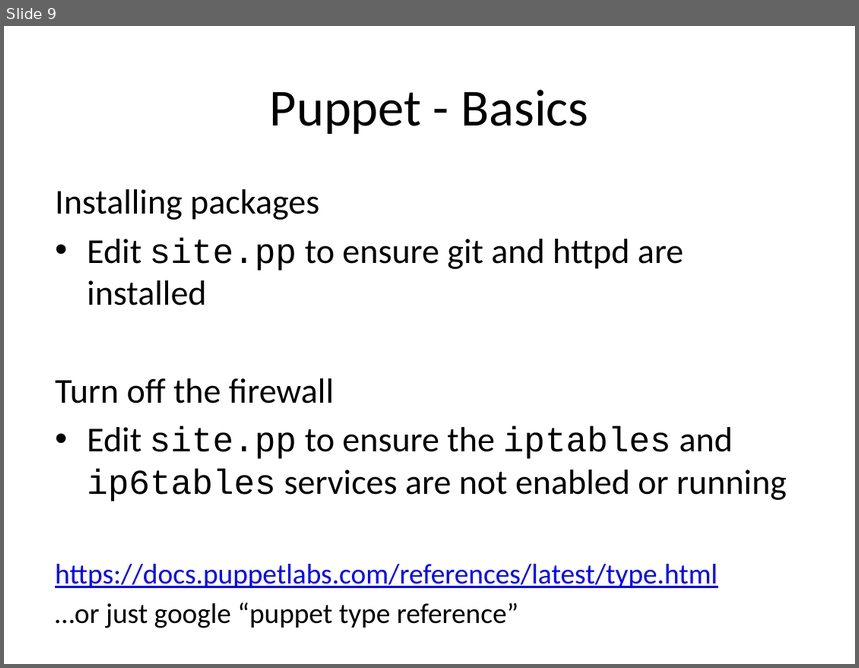
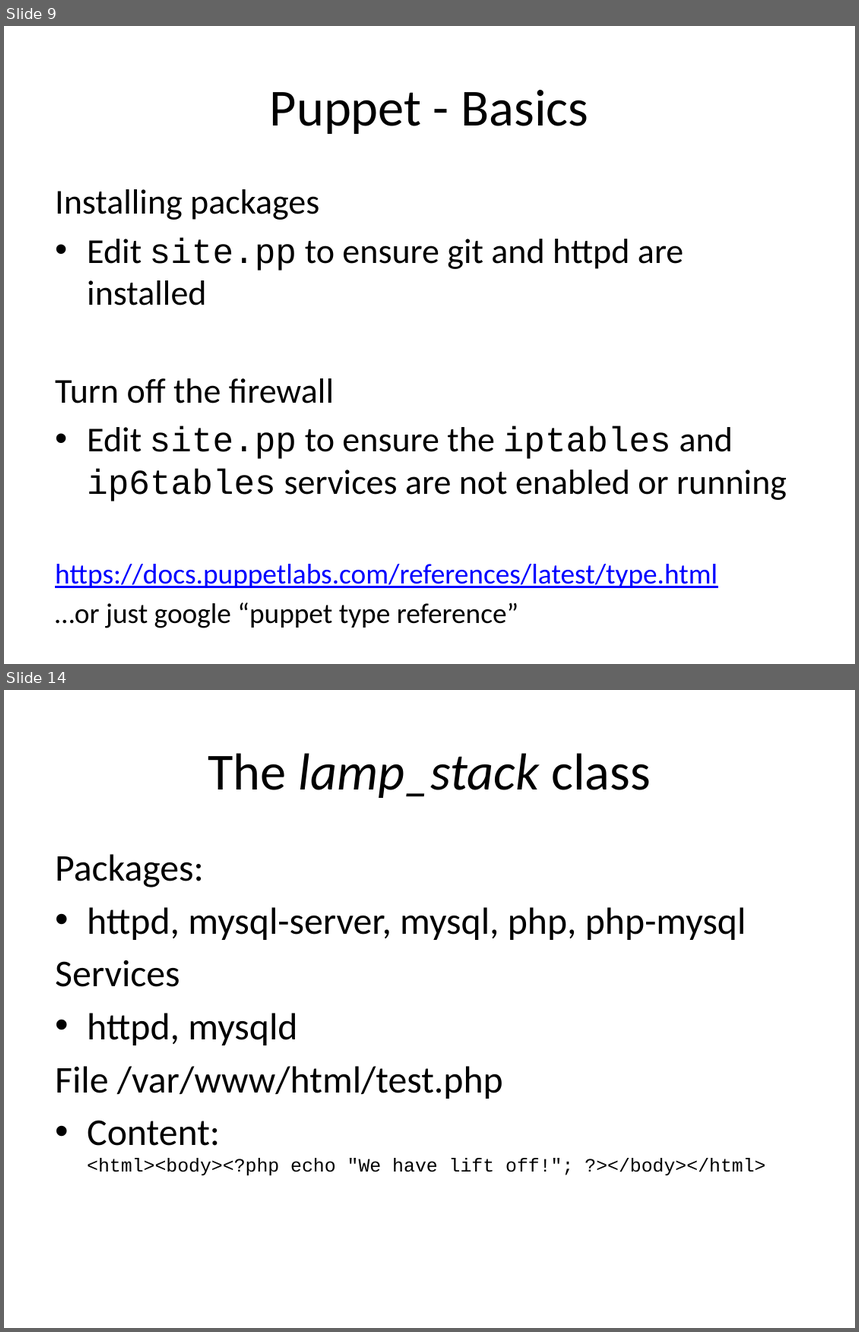
Before and after one commit to andeemarks/xconf-sydney-2014-workshops, a slide deck: 01-provision/xconf-sydney-2014-provision.pptx. Shown one above the other, each under a label of ours: slide 9 before the commit, slides 9 and 14 after it; the slides between them are not shown. The pictures are 859x668 and 859x1332 pixels, drawn with LibreOffice and Linux fonts; fonts in the diff are those of the drawing. Boxes give left, top, right and bottom in pixels: in the first picture for what was removed or moved away, otherwise in the second. Text is boxed around its words. In the diff, an @@ line names an element or a change of style, - is before the commit and + after.

```diff
--- a/01-provision/xconf-sydney-2014-provision.pptx
+++ b/01-provision/xconf-sydney-2014-provision.pptx
@@ slide 14 added at bbox=[4, 690, 855, 1328], background #FFFFFF @@
@@ title added at bbox=[208, 753, 651, 798], 44 pt, text #000000, italic @@
+The lamp_stack class
@@ text added at bbox=[55, 854, 766, 1176], 32 pt, text #000000 @@
+Packages:
+• httpd, mysql-server, mysql, php, php-mysql
+Services
+• httpd, mysqld
+File /var/www/html/test.php
+• Content:
+  <html><body><?php echo "We have lift off!"; ?></body></html>
```
Also in this commit, not shown: 1 slide changed, 8 other slides added.
